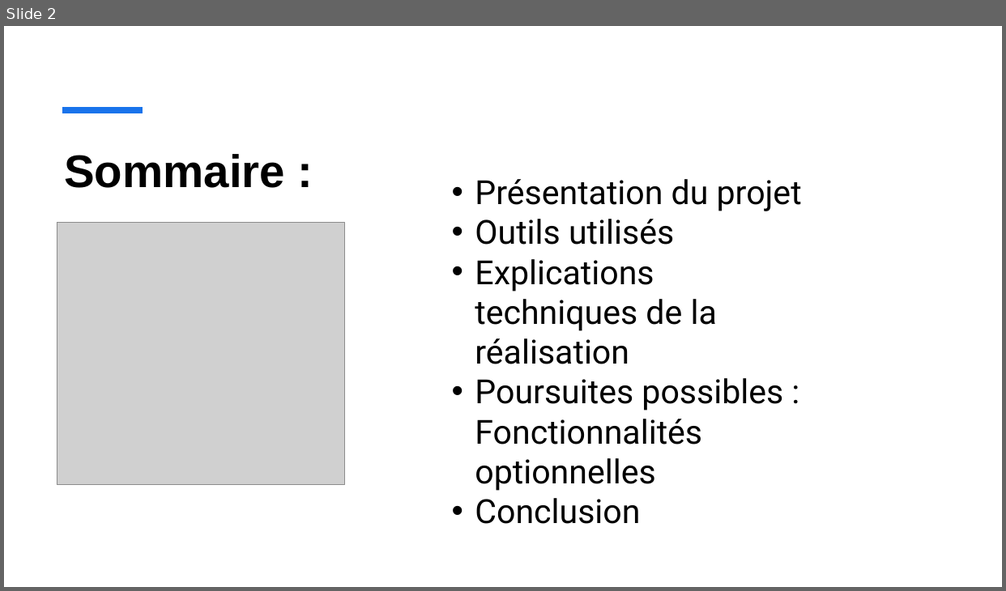
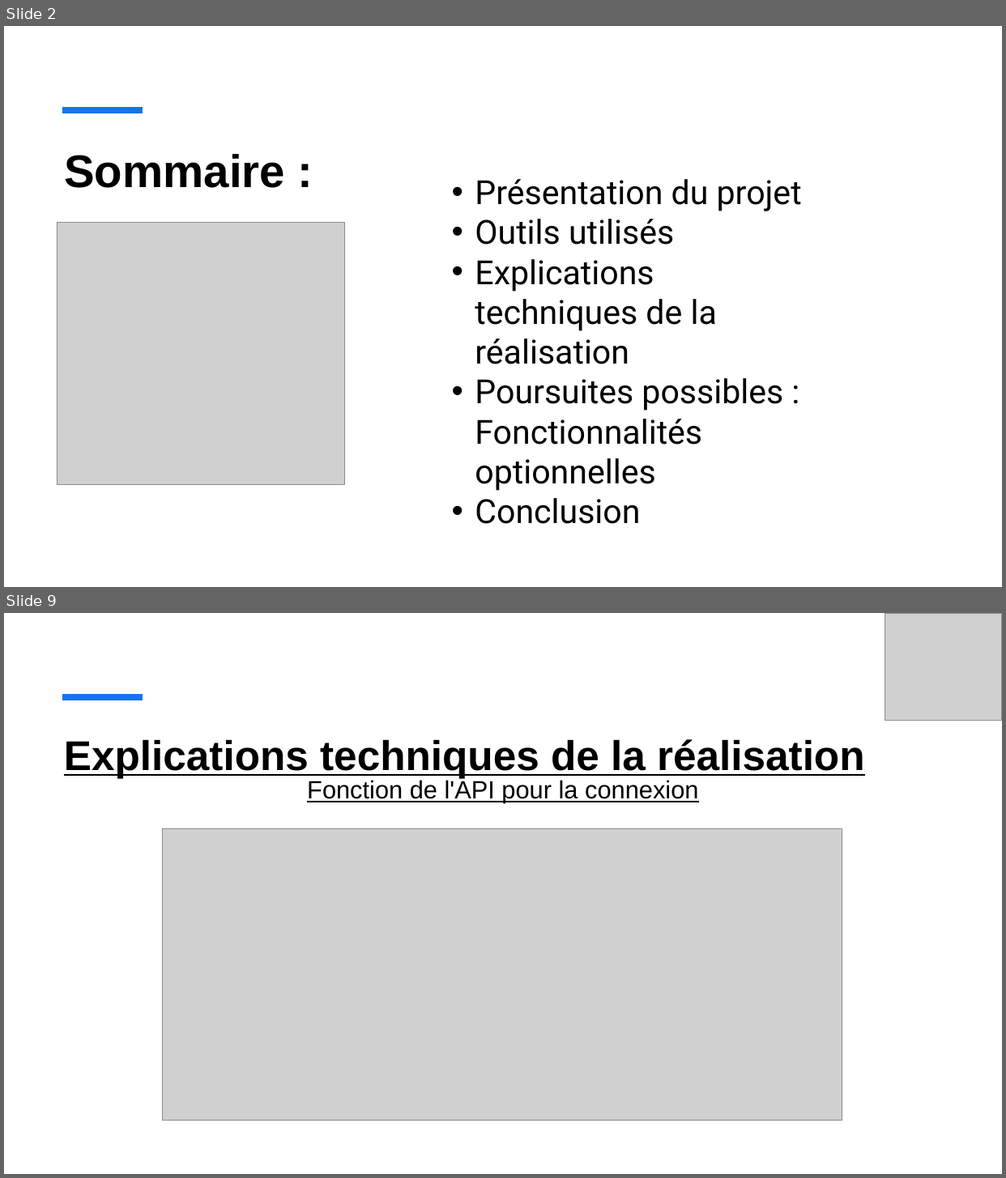
Before and after one commit to vento11b/mini-projet2, a slide deck: Présentation/TOKI.pptx. Shown one above the other, each under a label of ours: slide 2 before the commit, slides 2 and 9 after it; the slides between them are not shown. The pictures are 1006x591 and 1006x1178 pixels, drawn with LibreOffice and Linux fonts; fonts in the diff are those of the drawing; grey boxes stand for pictures. Boxes give left, top, right and bottom in pixels: in the first picture for what was removed or moved away, otherwise in the second. Text is boxed around its words. In the diff, an @@ line names an element or a change of style, - is before the commit and + after.

```diff
--- a/Présentation/TOKI.pptx
+++ b/Présentation/TOKI.pptx
@@ slide 9 added at (4,613,1002,1174), background #FFFFFF @@
@@ picture added at (885,614,1002,721) @@
@@ line added from (62, 697) to (143, 697), #1973EB 6 pt @@
@@ title added at (64,739,864,778), 40 pt, text #000000, bold, underline @@
+Explications techniques de la réalisation
@@ text added at (307,780,698,803), 24 pt, text #000000, underline @@
+Fonction de l'API pour la connexion
@@ picture added at (163,828,842,1121) @@
```
Also in this commit, not shown: 7 slides changed, 4 other slides added, 1 slide removed, 1 other file.
